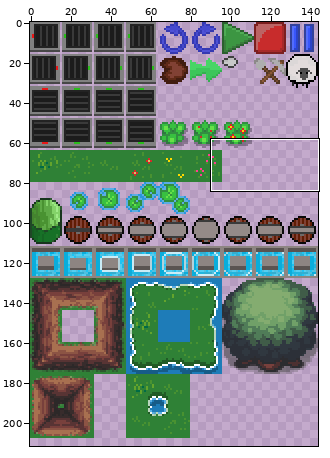
One commit to this sprite sheet: ASSETS/IMAGES/tile_sheet.png. Above: a wide view before the commit, with the close-up outlined.
Close-up. Before the edit:
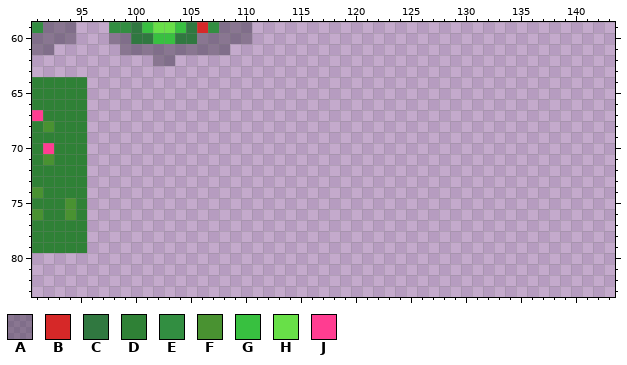
The file is 144x224 pixels. Colours within 5 levels of each other are drawn and written as one. Shown: x 91..143, y 59..83. The wide view leaves out empty margins.
Palette (. is transparent): A #30283866  B #d62828  C #307840  D #2f8136  E #328e41  F #499231  G #38c040  H #68e048  J #ff3d91
Pixels before, first column x 91:
59 EAAA...EECGHHGCBEAAA
60 AAAA...AACCGGCCAAAAA
61 AA......AAAAAAAAAA..
62 ...........AA.......
63 ....................
64 DDDDD...............
65 DDDDD...............
66 DDDDD...............
67 JDDDD...............
68 DFDDD...............
69 DDDDD...............
70 DJDDD...............
71 DFDDD...............
72 DDDDD...............
73 DDDDD...............
74 FDDDD...............
75 DDDFD...............
76 FDDFD...............
77 DDDDD...............
78 DDDDD...............
79 DDDDD...............
After the commit:
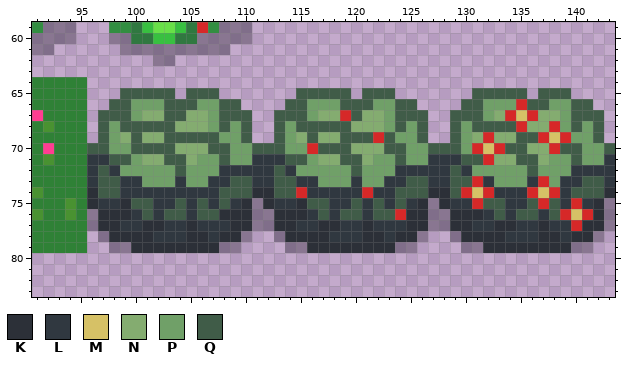
Colours new in this view: K #2c3038  L #303840  M #d6c166  N #84ac70  P #70a068  Q #405c48
The edit:
Changed rows in their new state; - is an unchanged pixel.
first column x 96:
65 ---QQQQQ-QQQ-------QQQQQ-QQQ-------QQQQQ-QQQ----
66 --QQPPPQQQPPQQ----QQPPPQQQPPQQ----QQPPPBQQPPQQ--
67 -QQQPNNQQNNPQQQ--QQQPNNBQNNPQQQ--QQQPNBMBNNPQQQ-
68 -QPQQQQQNNNPQPQ--QPQQQQQNNNPQPQ--QPQQQQBNNBPQPQ-
69 -QPNQNNQQQQQPPQ--QPNQNNQQQBQPPQ--QPNBNNQQBMBPPQ-
70 QQPPQQQQNNNQQPPQQQPPBQQQNNNQQPPQQQPBMBQQNNBQQPPQ
71 LLQQPNNQQNPPQPPLLLQQPNNQQNPPQPPLLLQQBNNQQNPPQPPL
72 LQLPPPPPQPPPLLLLLQLPPPPPQPPPLLLLLQLPPPPPQPPPLLLL
73 LQQLLPPPLPPLLQQLLQQLLPPPLPPLLQQLLQQBLPPPLBPLLQQL
74 KQQLLLLLLLLLQQQKKQQBLLLLLBLLQQQKKQBMBLLLBMBLQQQK
75 KLLKQQLLQLQLQLKAKLLKQQLLQLQLQLKAKLLBQQLLQBQLBLKA
76 AKKKLQLQQLQQKKKAAKKKLQLQQLQQBKKAAKKKLQLQQLQBMBKA
77 AKKLLKKLLKLLLKKAAKKLLKKLLKLLLKKAAKKLLKKLLKLLBKKA
78 -AKKKKLLLKKLKKA--AKKKKLLLKKLKKA--AKKKKLLLKKLKKA-
79 --AAKKKKKKKKAA----AAKKKKKKKKAA----AAKKKKKKKKAA--
Boxes around the changes in both close-ups, in picture pixels (x1, y1, x2, y2):
added: (87, 88, 615, 253)
